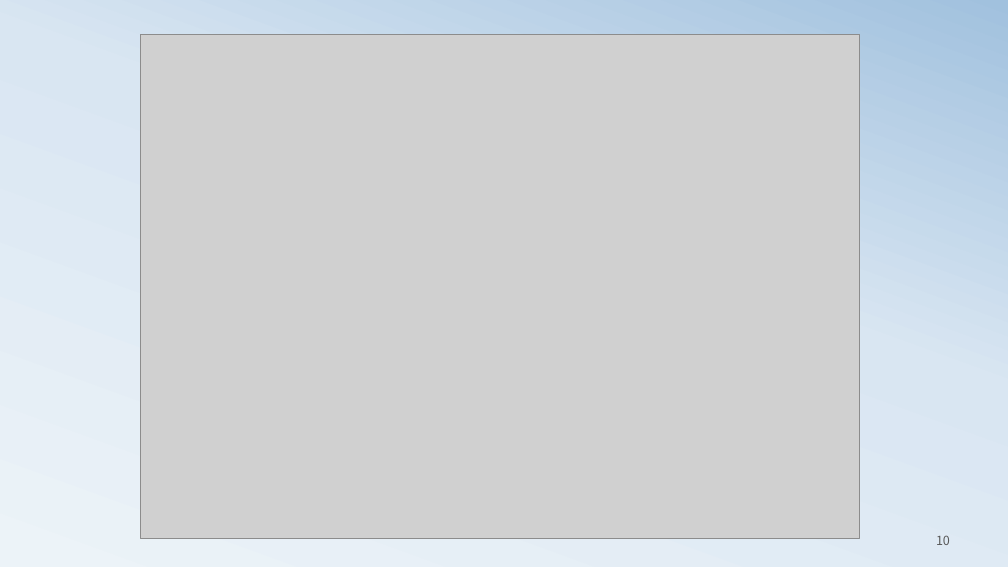
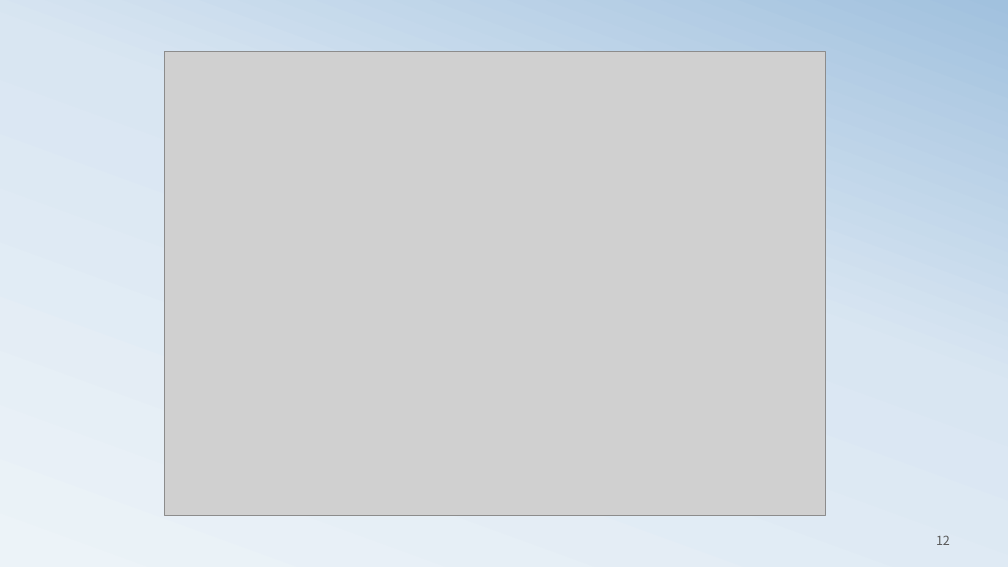
Before and after one commit to ancestor9/mathematics-for-machine-learning, a slide deck: slide 12 of 4_Hypothesis Testing.pptx (slide 10 before the commit). Drawn at 1008x567 pixels with LibreOffice and Linux fonts; fonts in the diff are those of the drawing; grey boxes stand for pictures. Boxes give left, top, right and bottom in pixels: in the first picture for what was removed or moved away, otherwise in the second. Text is boxed around its words. In the diff, an @@ line names an element or a change of style, - is before the commit and + after.

```diff
--- a/4_Hypothesis Testing.pptx
+++ b/4_Hypothesis Testing.pptx
@@ picture: place and size @@
-picture at [141, 34, 859, 538]
+picture at [165, 51, 826, 516]
@@ page number at [936, 535, 950, 545]: text changed @@
-10
+12
```
Also in this commit, not shown: 1 other slide changed, 2 slides added.
